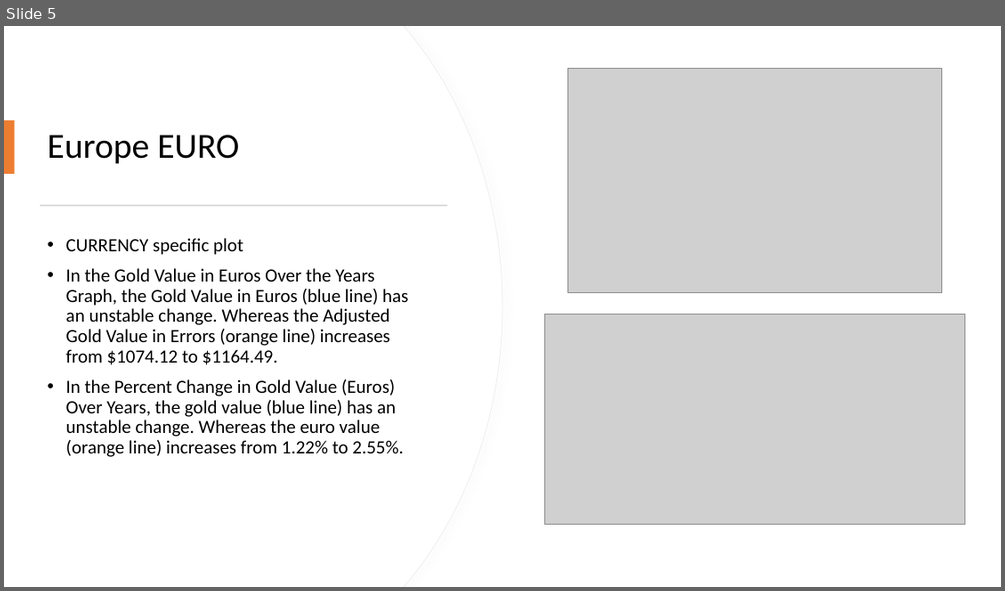
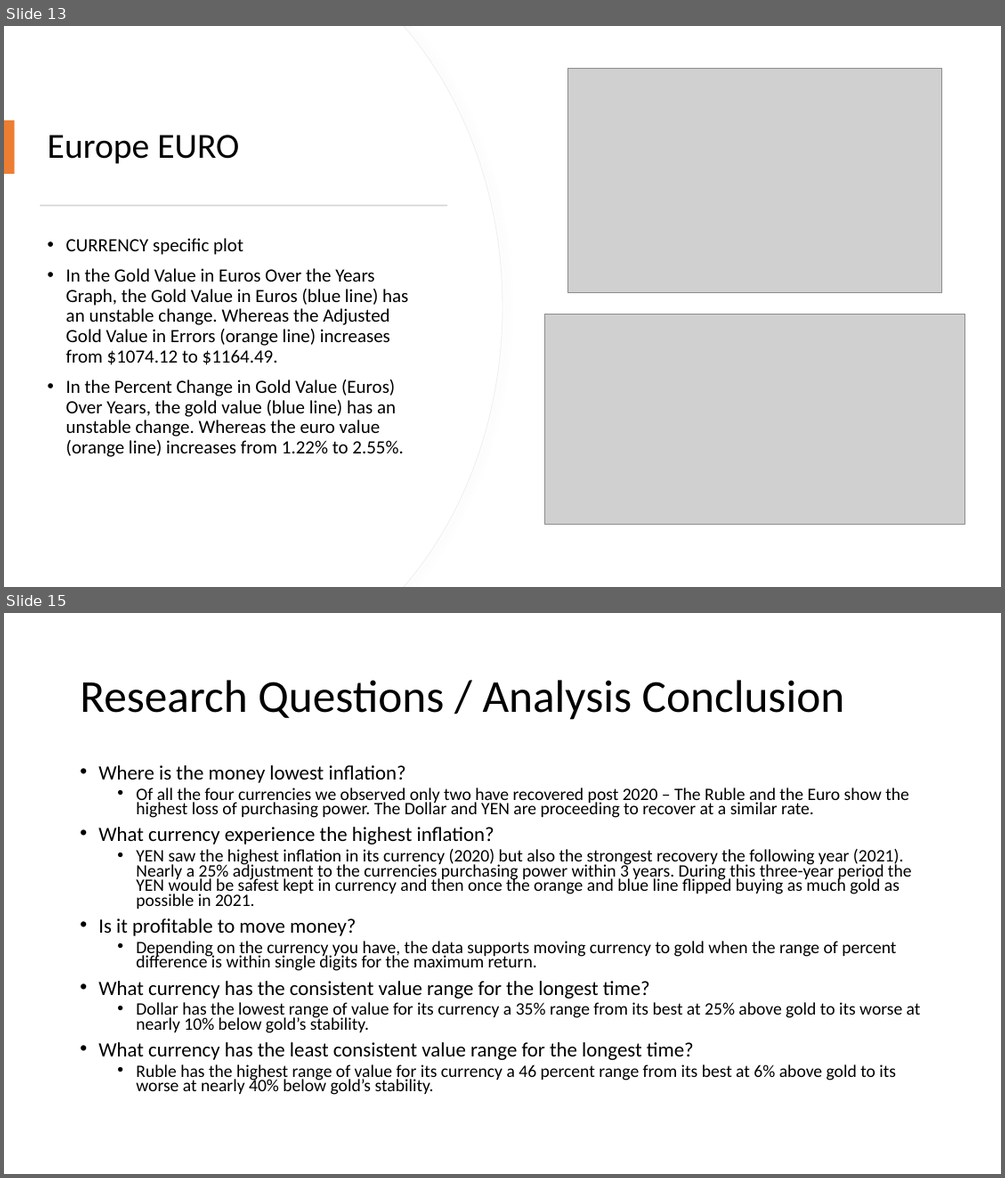
Before and after one commit to BrennanB572/Gold_Price_vs_Inflation, a slide deck: Slideshow with Flow Charts Group Project 1.pptx. Shown one above the other, each under a label of ours: slide 5 before the commit, slides 13 and 15 after it; the slides between them are not shown. The pictures are 1005x591 and 1005x1178 pixels, drawn with LibreOffice and Linux fonts; fonts in the diff are those of the drawing; grey boxes stand for pictures. Boxes give left, top, right and bottom in pixels: in the first picture for what was removed or moved away, otherwise in the second. Text is boxed around its words. In the diff, an @@ line names an element or a change of style, - is before the commit and + after.

```diff
--- a/Slideshow with Flow Charts Group Project 1.pptx
+++ b/Slideshow with Flow Charts Group Project 1.pptx
@@ slide 15 added at [4, 613, 1001, 1174], background #FFFFFF @@
@@ title added at [80, 680, 845, 720], 44 pt, text #000000 @@
+Research Questions / Analysis Conclusion
@@ text added at [98, 765, 921, 1094], 16.8 pt, text #000000 @@
+• Where is the money lowest inflation?
+  • Of all the four currencies we observed only two have recovered post 2020 – The Ruble and the Euro show the highest loss of purchasing power. The Dollar and YEN are proceeding to recover at a similar rate.
+• What currency experience the highest inflation?
+  • YEN saw the highest inflation in its currency (2020) but also the strongest recovery the following year (2021). Nearly a 25% adjustment to the currencies purchasing power within 3 years. During this three-year period the YEN would be safest kept in currency and then once the orange and blue line flipped buying as much gold as possible in 2021.
+• Is it profitable to move money?
+  • Depending on the currency you have, the data supports moving currency to gold when the range of percent difference is within single digits for the maximum return.
+• What currency has the consistent value range for the longest time?
+  • Dollar has the lowest range of value for its currency a 35% range from its best at 25% above gold to its worse at nearly 10% below gold’s stability.
+• What currency has the least consistent value range for the longest time?
+  • Ruble has the highest range of value for its currency a 46 percent range from its best at 6% above gold to its worse at nearly 40% below gold’s stability.
@@ what was slide 5 is now slide 13 @@
```
Also in this commit, not shown: 9 other slides added, 39 other files.
